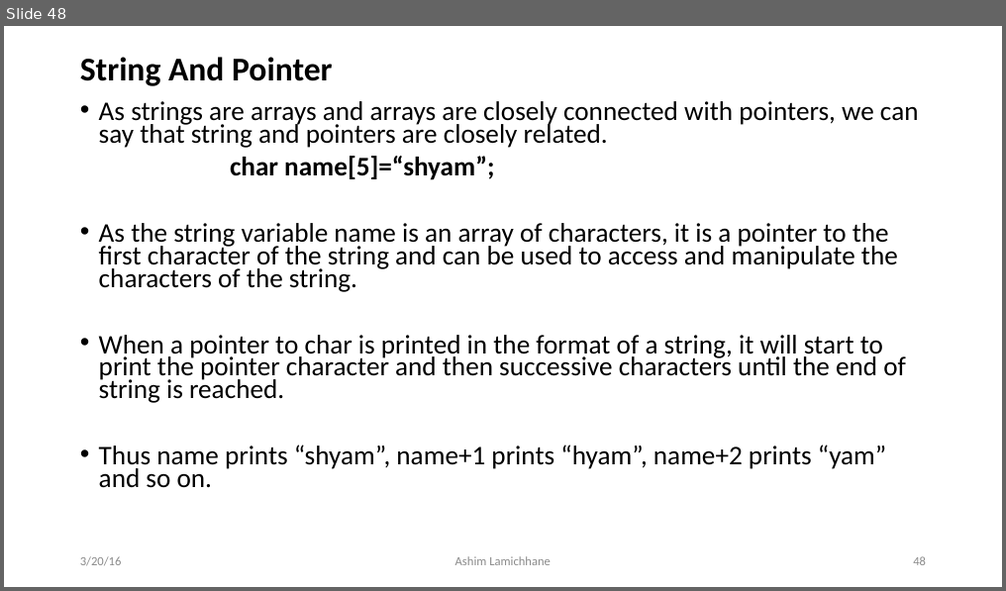
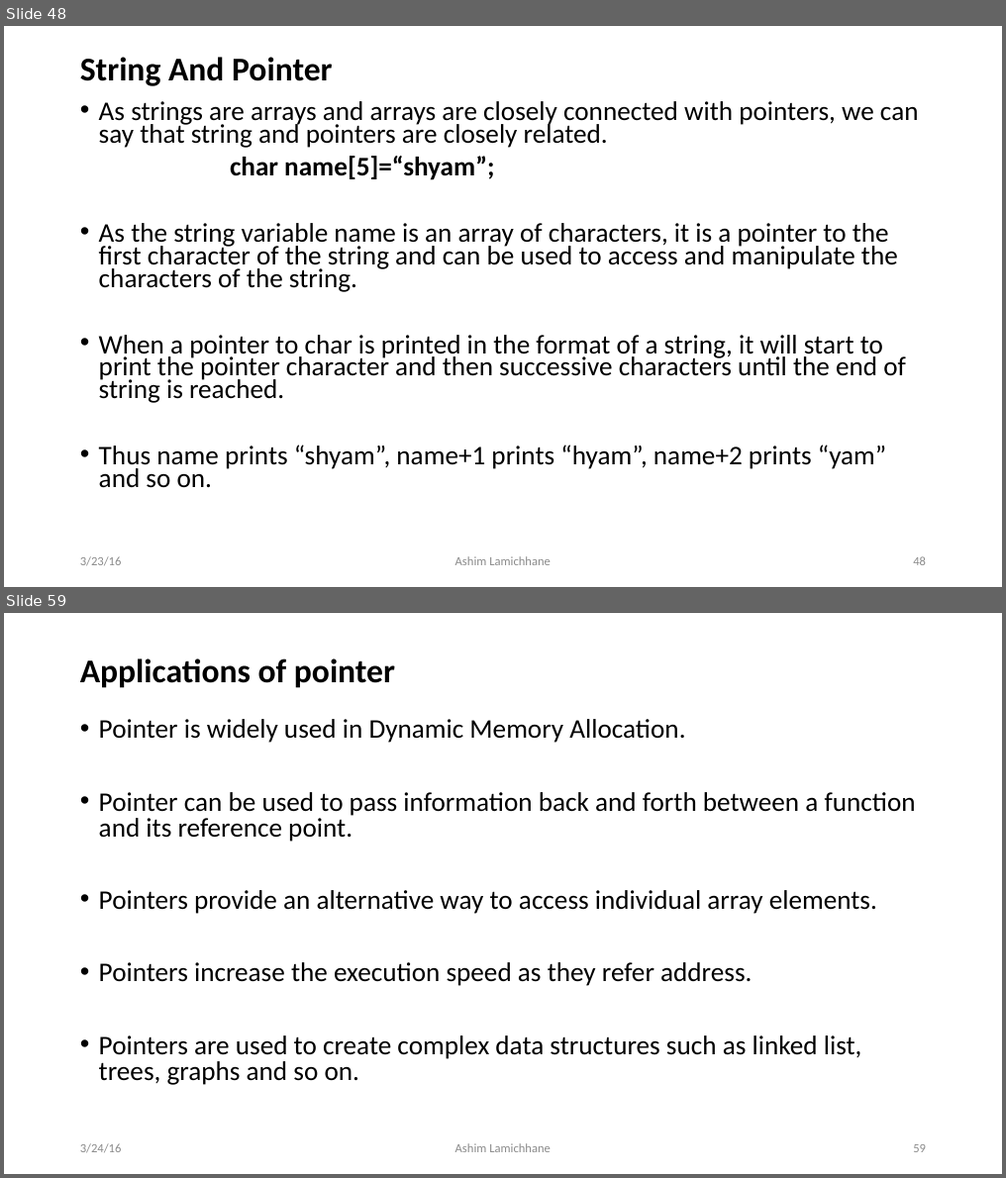
Before and after one commit to ashim888/csit-c, a slide deck: Unit 8/pointer.pptx. Shown one above the other, each under a label of ours: slide 48 before the commit, slides 48 and 59 after it; the slides between them are not shown. The pictures are 1006x591 and 1006x1178 pixels, drawn with LibreOffice and Linux fonts; fonts in the diff are those of the drawing. Boxes give left, top, right and bottom in pixels: in the first picture for what was removed or moved away, otherwise in the second. Text is boxed around its words. In the diff, an @@ line names an element or a change of style, - is before the commit and + after.

```diff
--- a/Unit 8/pointer.pptx
+++ b/Unit 8/pointer.pptx
@@ slide 59 added at (x1=4, y1=613, x2=1002, y2=1174), background #FFFFFF @@
@@ title added at (x1=80, y1=659, x2=395, y2=688), 32 pt, text #000000, bold @@
+Applications of pointer
@@ text added at (x1=99, y1=719, x2=916, y2=1085), 25.9 pt, text #000000 @@
+• Pointer is widely used in Dynamic Memory Allocation.
+• Pointer can be used to pass information back and forth between a function and its reference point.
+• Pointers provide an alternative way to access individual array elements.
+• Pointers increase the execution speed as they refer address.
+• Pointers are used to create complex data structures such as linked list, trees, graphs and so on.
@@ text added at (x1=80, y1=1144, x2=122, y2=1154), 12 pt, text #8C8C8C @@
+3/24/16
@@ text added at (x1=455, y1=1144, x2=550, y2=1153), 12 pt, text #8C8C8C @@
+Ashim Lamichhane
@@ page number added at (x1=913, y1=1145, x2=926, y2=1153), 12 pt, text #8C8C8C @@
+59
@@ slide 48 changed as well @@
@@ text at (x1=80, y1=557, x2=122, y2=567): text changed @@
-3/20/16
+3/23/16
```
Also in this commit, not shown: 51 other slides changed, 6 other slides added.
